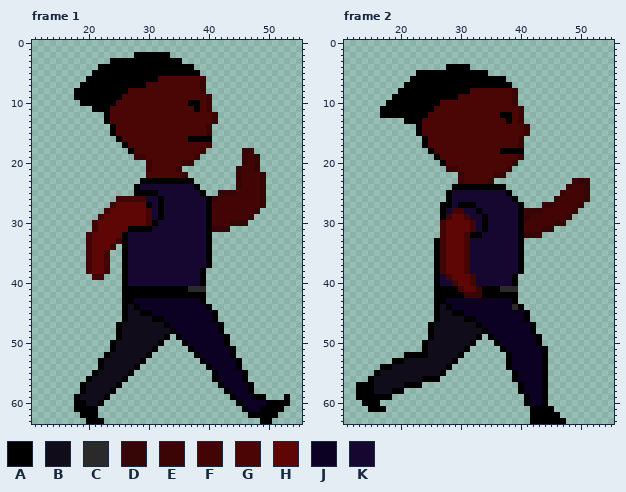
Two versions of one pixel-art file, raw/SlickPunchWalk.aseprite. The picture above is the old version.
64x64 pixels, 10 frames. Shown: frame 1: x 11..55, y 0..63; frame 2: x 11..55, y 0..63. The commit also changed other frames, which this record leaves out.
Palette (. is transparent): A #000000  B #100c1a  C #2a2a2a  D #360606  E #3c0505  F #420404  G #4a0505  H #5e0606  J #0c0023  K #150730
Now the later version:
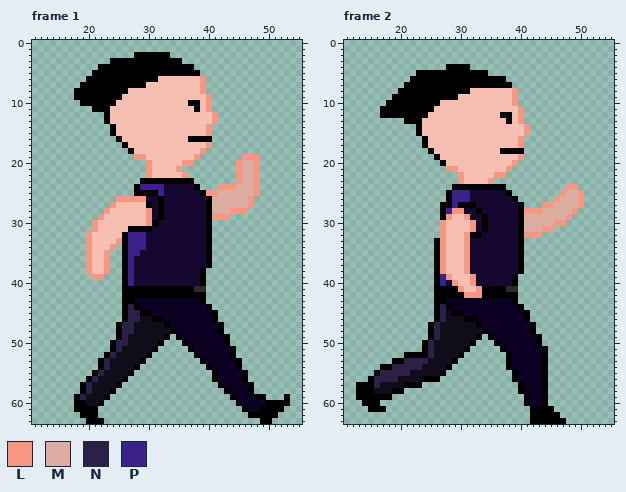
Colours new in this view: L #f59782  M #deada2  N #2b2045  P #3d218a
Edits made:
colour G: #4a0505 -> #f7bfb2
Changed rows in their new state; - is a pixel that keeps its letter.
Frame 1:
first column x 19:
 6 --------------------L----------
 7 --------------------L----------
 8 --------------------L----------
 9 ---------------------L---------
10 ---------------------L---------
11 ---------------------L---------
12 ----------------------L--------
13 ----------------------L--------
14 ---------------------L---------
15 ---------------------L---------
17 ---------------------L---------
18 --------------------L------..--
19 ---------LL--------L-------LLL-
20 -----------L-----LL-------LMML-
21 -----------L----L---------LMML-
22 -----------L-----L--------LMML.
23 --------------------------LMML.
24 ----------PPPP---------LLLMMML.
25 -------------P-------LLMMMMMML.
26 ------LLLLL-----------MMMMMML..
27 -----LGGGGG-----------MMMMMML..
28 ----LGGGGGGL----------MMMLLL..-
29 ---LGGGGGGGL----------LLL....--
30 --LGGGGGGGGL----------......---
31 --LGGGGG--------------...------
32 -LGGGGG-PPP--------------------
33 -LGGGGL-PPP--------------------
34 -LGGGL--PPP--------------------
35 -LGGL---PP---------------------
36 -LGGL---P----------------------
37 -LGGL---P----------------------
38 -LGGL---P----------------------
39 --LL----P----------------------
40 --------P----------------------
41 ------------------A------------
44 --------N----------------------
45 --------NN---------------------
46 --------NN---------------------
47 -------NN----------------------
48 -------NN----------------------
49 -------N-----------------------
50 ------NN-----------------------
51 ------N------------------------
52 -----N-------------------------
53 ----N--------------------------
54 ----N--------------------------
55 ---N---------------------------
56 --N----------------------------
57 -N-----------------------------
58 -N-----------------------------
59 N------------------------------
Frame 2:
first column x 16:
 8 -----------------------L------------
 9 -----------------------L------------
10 -----------------------L------------
11 ------------------------L-----------
12 ------------------------L-----------
13 ------------------------L-----------
14 -------------------------L----------
15 -------------------------L----------
16 ------------------------L-----------
17 ------------------------L-----------
19 ------------------------L-----------
20 -----------------------L------------
21 ------------LL--------L-------------
22 --------------L-----LL--------------
23 --------------L----L-------------...
24 --------------------------------LL..
25 -------------PPP---------------LMML.
26 -------------PPP--------------LMMML.
27 -------------P--------------LLMMMML-
28 ------------PLL----------LLLMMMMML--
29 ------------LGGL---------MMMMMMML---
30 -----------LGGGGL--------MMMMMLL----
31 -----------LGGGGL--------MMMLL------
32 -----------LGGGL---------LLL--------
33 -----------LGGGL--------------------
34 -----------LGGGL--------------------
35 -----------LGGGL--------------------
36 -----------LGGGL--------------------
37 -----------LGGGL--------------------
38 -----------LGGGL--------------------
39 -----------PLGGGL-------------------
40 -----------P-LGGL-------------------
41 --------------LGGL---A--------------
42 ---------------LLL------------------
44 -----------N-----------J------------
45 -----------N------------------------
46 -----------N------------------------
47 ----------N-------------------------
48 ----------N-------------------------
49 ----------N-------------------------
50 ---------N--------------------------
51 ---------N--------------------------
52 ---------N--------------------------
53 -----NNNN---------------------------
54 ---NNNNN----------------------------
55 -NNNNN------------------------------
56 NNNN--------------------------------
57 N-----------------------------------
